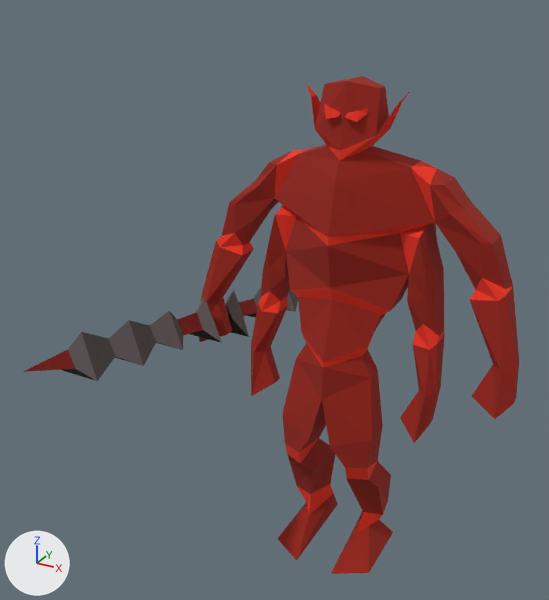
An edit to the glTF model public/models/tzhaar-fight-pit.gltf, drawn before and after from the same camera.
One viewpoint serves both versions: a 50 mm lens placed at (92.0, -202.0, 205.0), pointed at (-23.0, 8.0, 100.0). Arrows for +X, +Y and +Z are at lower left; the lights stay in place. The older version comes first. Vertices at exactly the same position are counted once.
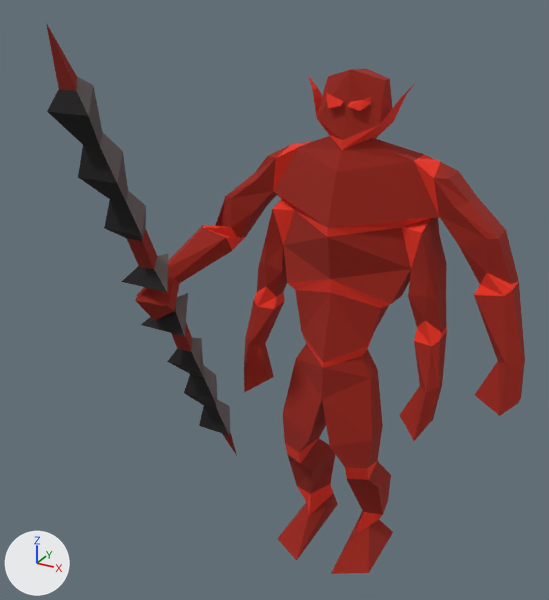
The newer file adds a shape key; the second version is drawn at full value of the shape key 'target_1' of 'Mesh_0', and the change is written as the vertex moves it makes.

What changed in the scene script:
```text
Change me_mesh_0:
    used by ob_mesh_0; location = (0.0, 0.0, 0.0)
    remove me_mesh_0.from_pydata(...)  # 354 vertices, 672 faces; spans x -61.0..59.0, y -78.0..116.0, z 2.0..174.0
    add me_mesh_0.from_pydata(...)  # 354 vertices, 672 faces; spans x -63.0..61.0, y -53.0..33.0, z 2.0..192.0
    me_mesh_0 part 1: the loose piece of 31 vertices spanning x -61.0..-43.0, y -78.0..11.0, z 80.0..108.0 is turned -52.1 degrees about the x axis through its middle, then moved by (-2.0, -2.0, 55.0)
    me_mesh_0 part 2: the loose piece of 6 vertices spanning x -7.0..-1.0, y 7.0..10.0, z 163.0..167.0 is moved by (0.0, 2.0, 3.0)
    me_mesh_0 part 3: the loose piece of 6 vertices spanning x 1.0..7.0, y 7.0..10.0, z 163.0..167.0 is moved by (0.0, 2.0, 3.0)
    me_mesh_0 part 4: 241 of 354 vertices moved; they spanned x -61.0..59.0, y 0.0..116.0, z 61.0..174.0 and now span x -63.0..61.0, y -24.0..33.0, z 11.0..177.0; mean shift (0.0, -9.0, 2.0); largest move (-52.0, 116.0, 62.0) -> (-54.0, 31.0, 11.0)
```

Changed parts and their boxes (x1, y1, x2, y2) in the pictures (549 x 600 px; the box of a moved part takes in the faces that stretch with it):
'Mesh_0', reshaped (11% taller)
    before: (23, 76, 519, 574)
    after: (46, 23, 525, 574)
part 1 of me_mesh_0, moved or reshaped
    before: (23, 298, 222, 381)
    after: (46, 23, 168, 292)
part 2 of me_mesh_0, moved or reshaped
    before: (324, 103, 341, 119)
    after: (326, 93, 344, 108)
part 3 of me_mesh_0, moved or reshaped
    before: (345, 107, 368, 122)
    after: (348, 96, 371, 111)
part 4 of me_mesh_0, moved or reshaped
    before: (199, 76, 519, 443)
    after: (135, 69, 525, 455)
